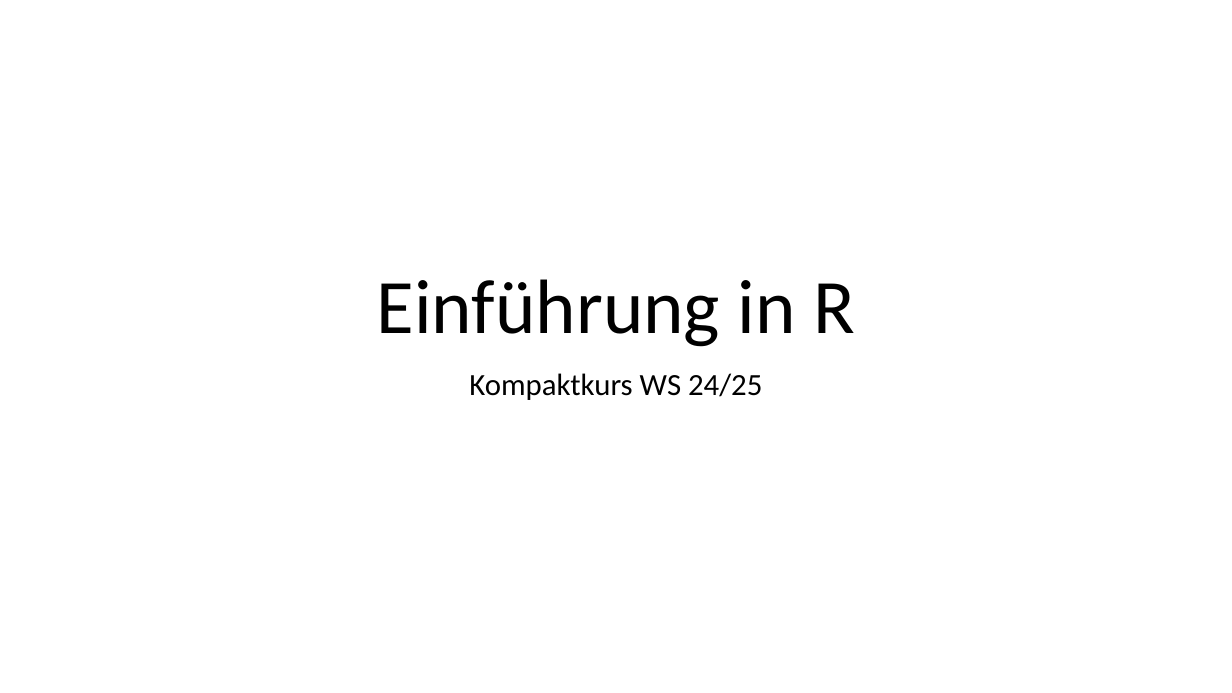
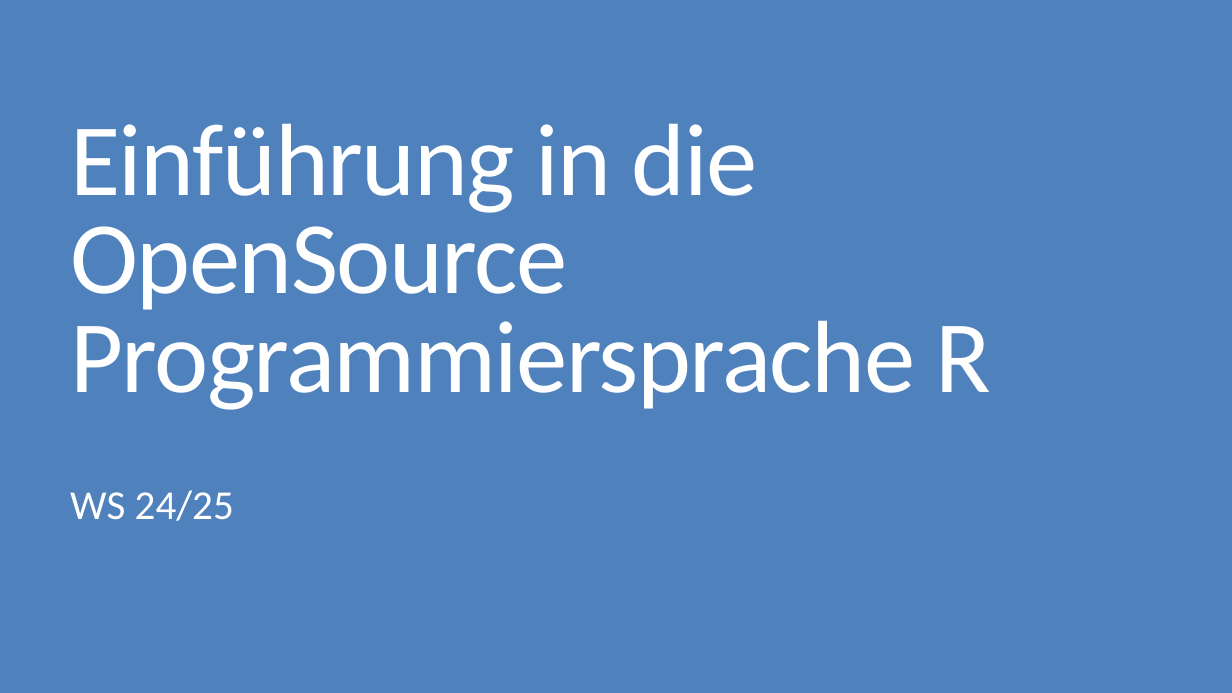
Before and after one commit to FlorianKeppeler/RKurs, a slide deck: slide 1 of Einführung in R.pptx. Drawn at 1232x693 pixels with LibreOffice and Linux fonts; fonts in the diff are those of the drawing. Boxes give left, top, right and bottom in pixels: in the first picture for what was removed or moved away, otherwise in the second. Text is boxed around its words. In the diff, an @@ line names an element or a change of style, - is before the commit and + after.

Commit message:
An PowerPoint Design verändert und Inhalte aufbereitet

```diff
--- a/Einführung in R.pptx
+++ b/Einführung in R.pptx
@@ background #FFFFFF to #4F81BD @@
@@ title at (70, 123, 991, 410): text changed; size 60 to 80 pt; text colour #000000 to #FFFFFF @@
-Einführung in R
+Einführung in die OpenSource Programmiersprache R
@@ subtitle at (70, 490, 234, 521): text changed; size 24 to 32 pt; text colour #000000 to #FFFFFF @@
-Kompaktkurs WS 24/25
+WS 24/25
```
Also in this commit, not shown: 12 other slides changed, 4 slides added, 1 slide removed.
